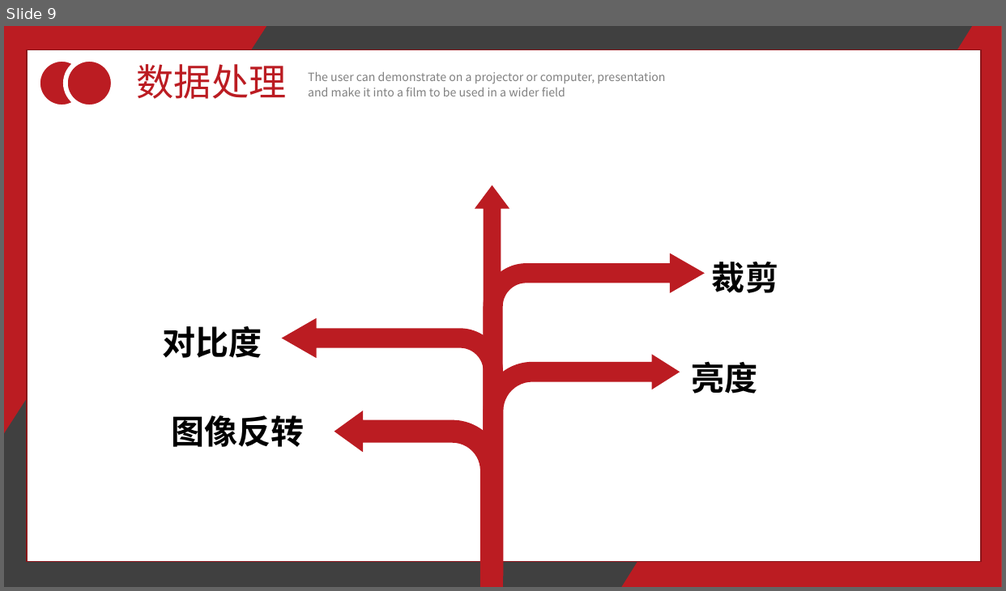
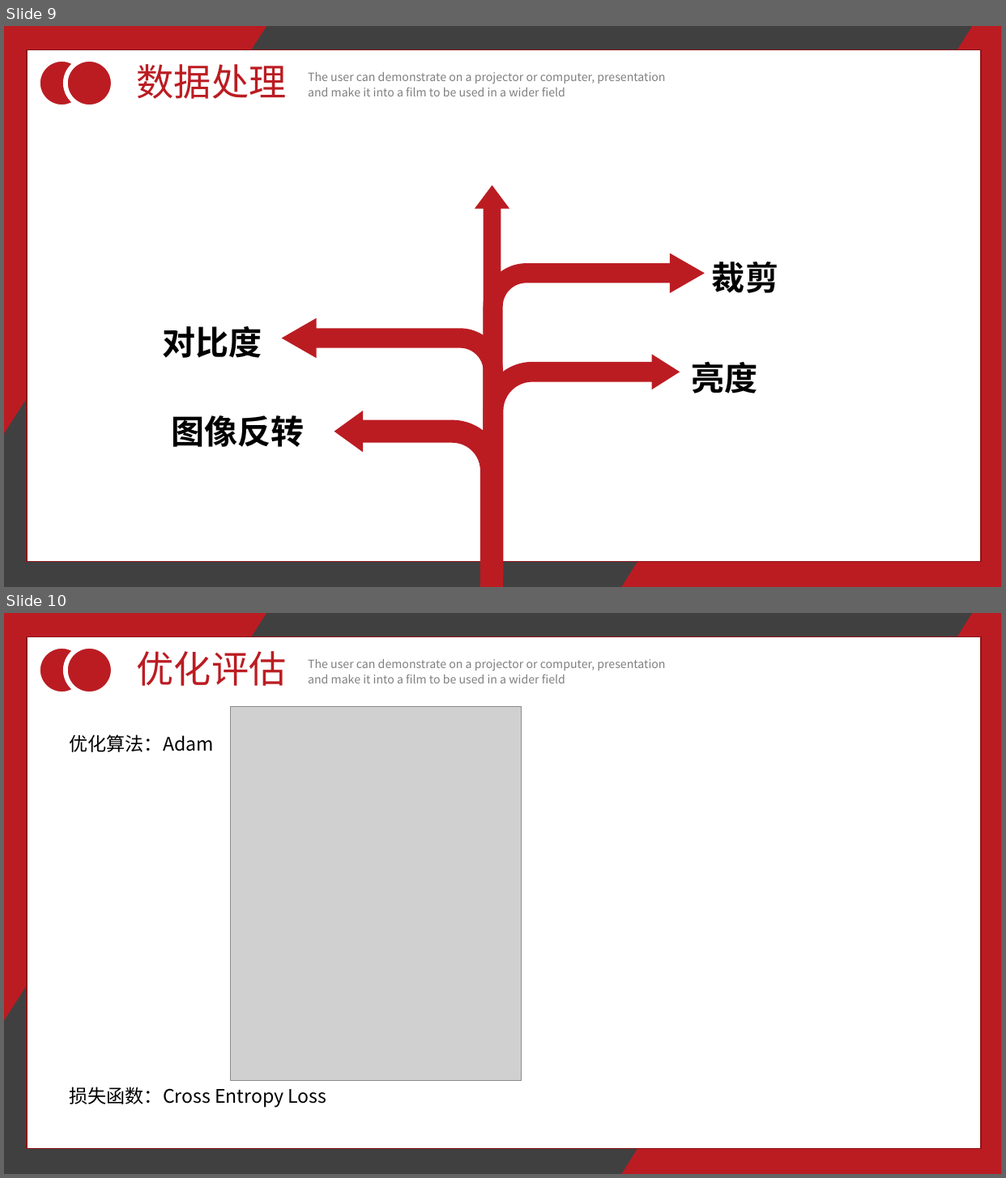
Before and after one commit to iMbaGong/classify_garbage, a slide deck: 解决方案答辩.pptx. Shown one above the other, each under a label of ours: slide 9 before the commit, slides 9 and 10 after it. The pictures are 1006x591 and 1006x1178 pixels, drawn with LibreOffice and Linux fonts; fonts in the diff are those of the drawing; grey boxes stand for pictures; background and template pictures are left out. Boxes give left, top, right and bottom in pixels: in the first picture for what was removed or moved away, otherwise in the second. Text is boxed around its words. In the diff, an @@ line names an element or a change of style, - is before the commit and + after.

```diff
--- a/解决方案答辩.pptx
+++ b/解决方案答辩.pptx
@@ slide 10 added at [4, 613, 1002, 1174], background #FFFFFF; not listed: 4 template elements that a slide beside it also shows @@
@@ group added at [38, 646, 665, 694]: 2 ellipses, 2 texts @@
+优化评估
+The user can demonstrate on a projector or computer, presentation and make it into a film to be used in a wider field
@@ picture added at [230, 707, 522, 1081] @@
@@ text added at [70, 735, 214, 752], 18 pt, text #000000 @@
+优化算法：Adam
@@ text added at [70, 1087, 327, 1107], 18 pt, text #000000 @@
+损失函数：Cross Entropy Loss
```
Also in this commit, not shown: 1 slide changed, 1 other file.
